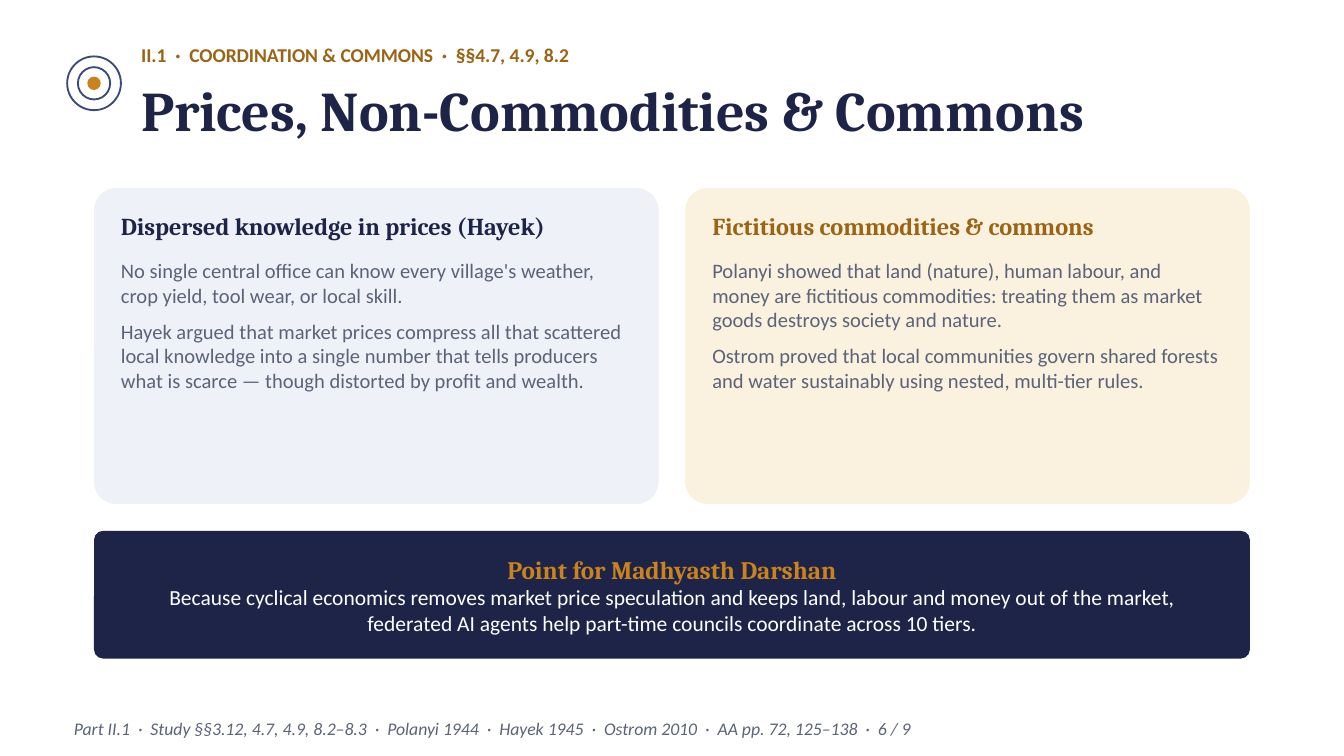
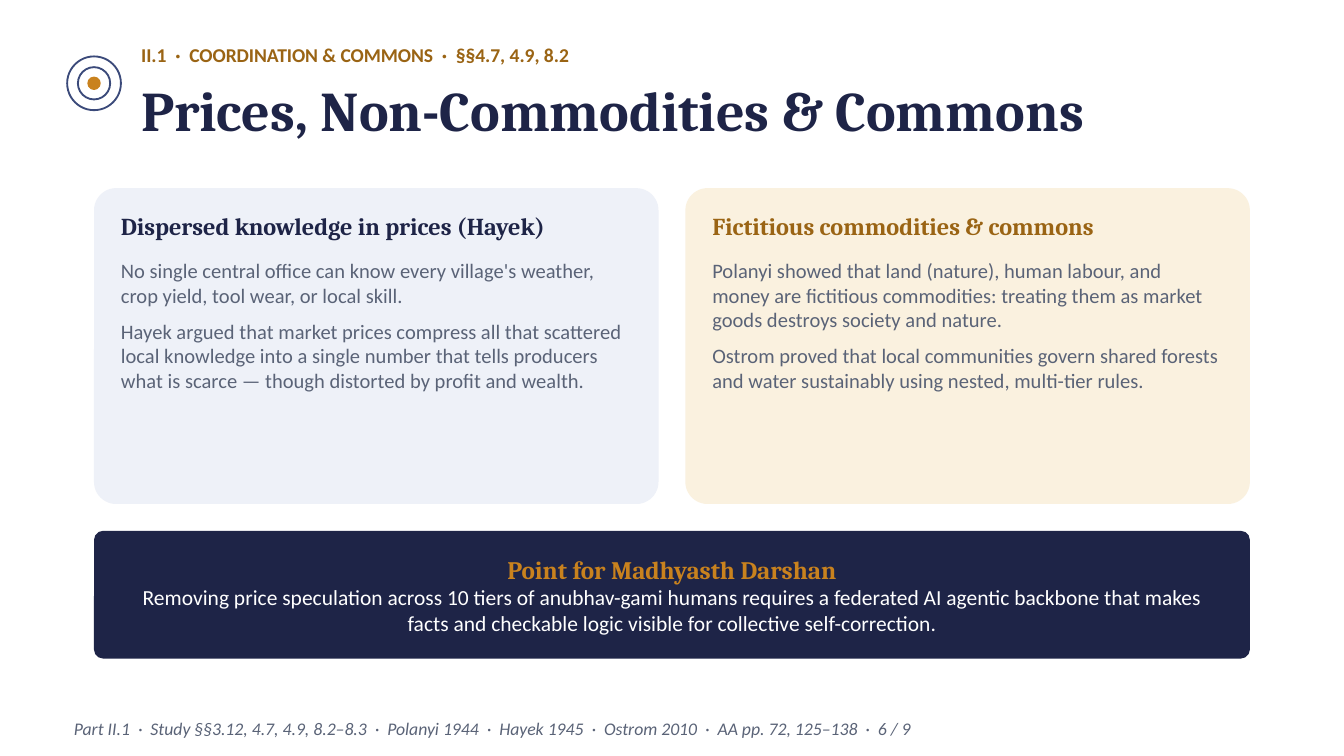
Before and after one commit to raghavamohan/AnalyticMadhyasthDarshan, a slide deck: slide 6 of Studies/Prosperity-Economics-And-Right-Use/Modern-Economic-Concepts-For-Madhyasth-Darshan-Readers.pptx. Drawn at 1344x756 pixels with LibreOffice and Linux fonts; fonts in the diff are those of the drawing. Boxes give left, top, right and bottom in pixels: in the first picture for what was removed or moved away, otherwise in the second. Text is boxed around its words. In the diff, an @@ line names an element or a change of style, - is before the commit and + after.

Commit message:
Update Prosperity Economics presentation decks for Earth-scale vision and 10-tier AI backbone

```diff
--- a/Studies/Prosperity-Economics-And-Right-Use/Modern-Economic-Concepts-For-Madhyasth-Darshan-Readers.pptx
+++ b/Studies/Prosperity-Economics-And-Right-Use/Modern-Economic-Concepts-For-Madhyasth-Darshan-Readers.pptx
@@ text at [143,590,1201,635]: text changed @@
-Because cyclical economics removes market price speculation and keeps land, labour and money out of the market, federated AI agents help part-time councils coordinate across 10 tiers.
+Removing price speculation across 10 tiers of anubhav-gami humans requires a federated AI agentic backbone that makes facts and checkable logic visible for collective self-correction.
```
Also in this commit, not shown: 1 other slide changed, 2 other files.
